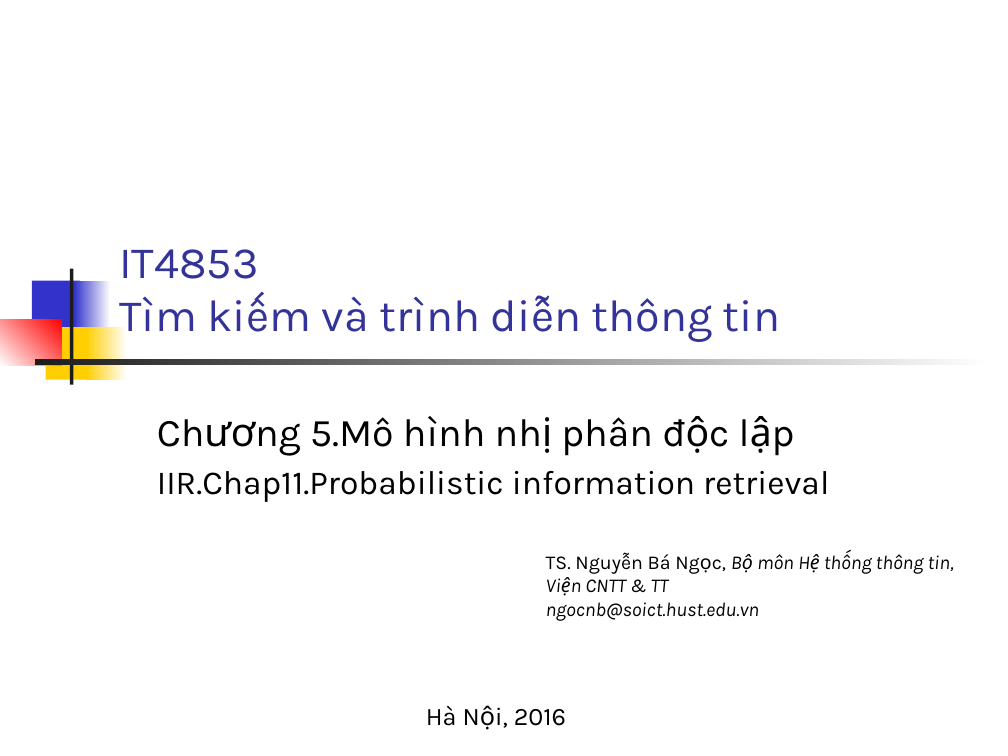
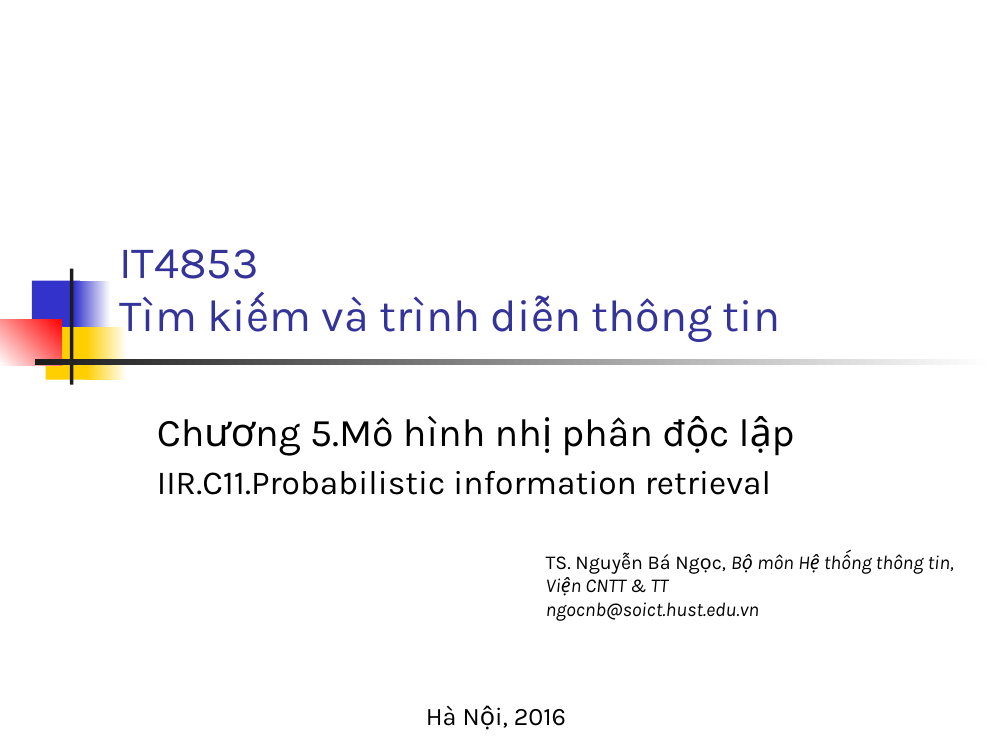
Before and after one commit to bangoc/IT4853, a slide deck: slide 1 of Bai 5 BIM va Okapi BM25.pptx. Drawn at 1008x756 pixels with LibreOffice and Linux fonts; fonts in the diff are those of the drawing. Boxes give left, top, right and bottom in pixels: in the first picture for what was removed or moved away, otherwise in the second. Text is boxed around its words. In the diff, an @@ line names an element or a change of style, - is before the commit and + after.

```diff
--- a/Bai 5 BIM va Okapi BM25.pptx
+++ b/Bai 5 BIM va Okapi BM25.pptx
@@ subtitle at (157,471,771,495): text changed @@
-IIR.Chap11.Probabilistic information retrieval
+IIR.C11.Probabilistic information retrieval
```
Also in this commit, not shown: 1 other slide changed, 9 other files.
